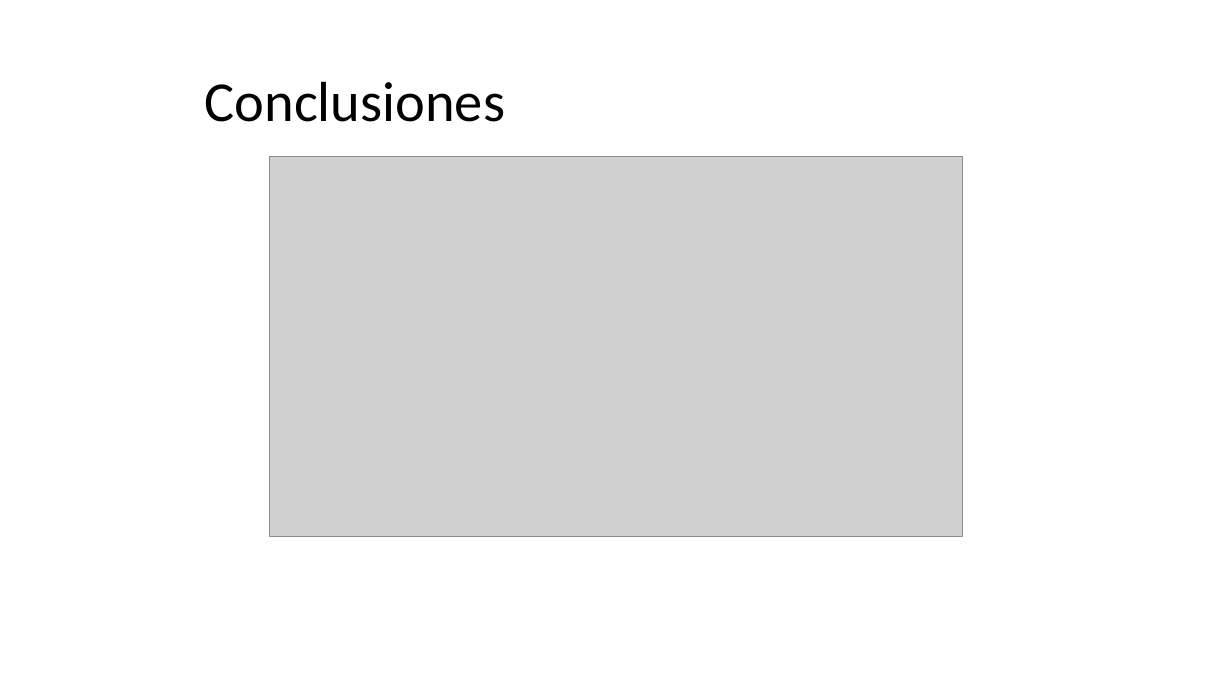
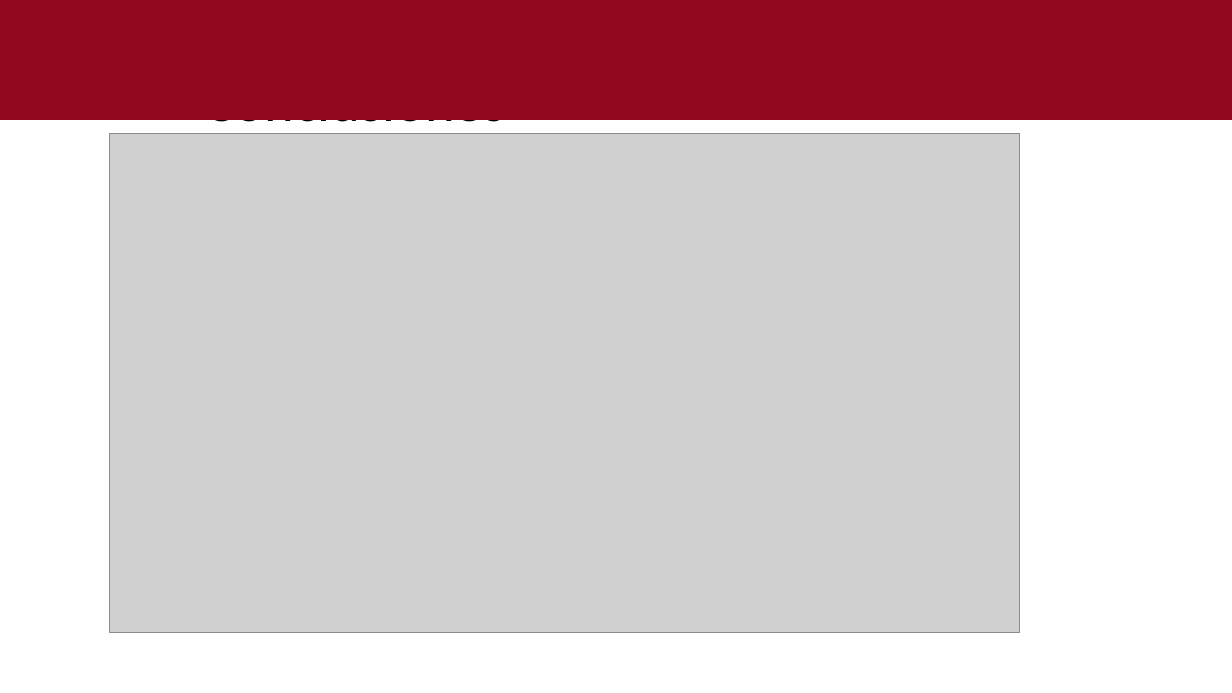
Before and after one commit to Enrique-2003SS/INPC_Regresi-n, a slide deck: slide 14 of outputs/INPC.pptx (slide 12 before the commit). Drawn at 1232x693 pixels with LibreOffice and Linux fonts; fonts in the diff are those of the drawing; grey boxes stand for pictures. Boxes give left, top, right and bottom in pixels: in the first picture for what was removed or moved away, otherwise in the second. Text is boxed around its words. In the diff, an @@ line names an element or a change of style, - is before the commit and + after.

```diff
--- a/outputs/INPC.pptx
+++ b/outputs/INPC.pptx
@@ rectangle added at bbox=[0, 0, 1232, 119], fill #92081C, outline #92081C 1 pt @@
@@ picture: place and size @@
-picture at bbox=[270, 156, 963, 536]
+picture at bbox=[110, 133, 1020, 632]
```
Also in this commit, not shown: 8 other slides changed, 5 slides added, 3 slides removed, 1 other file.
